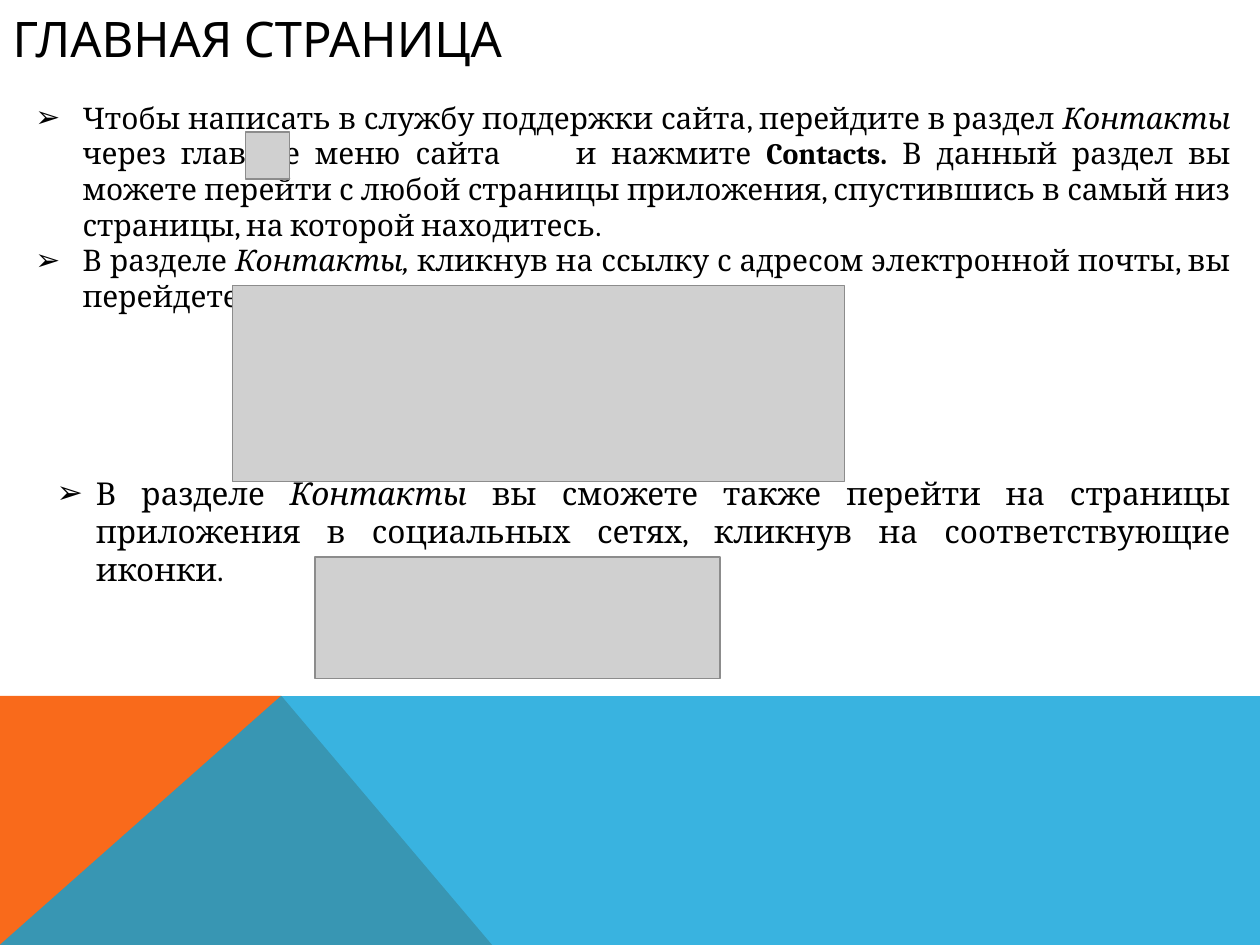
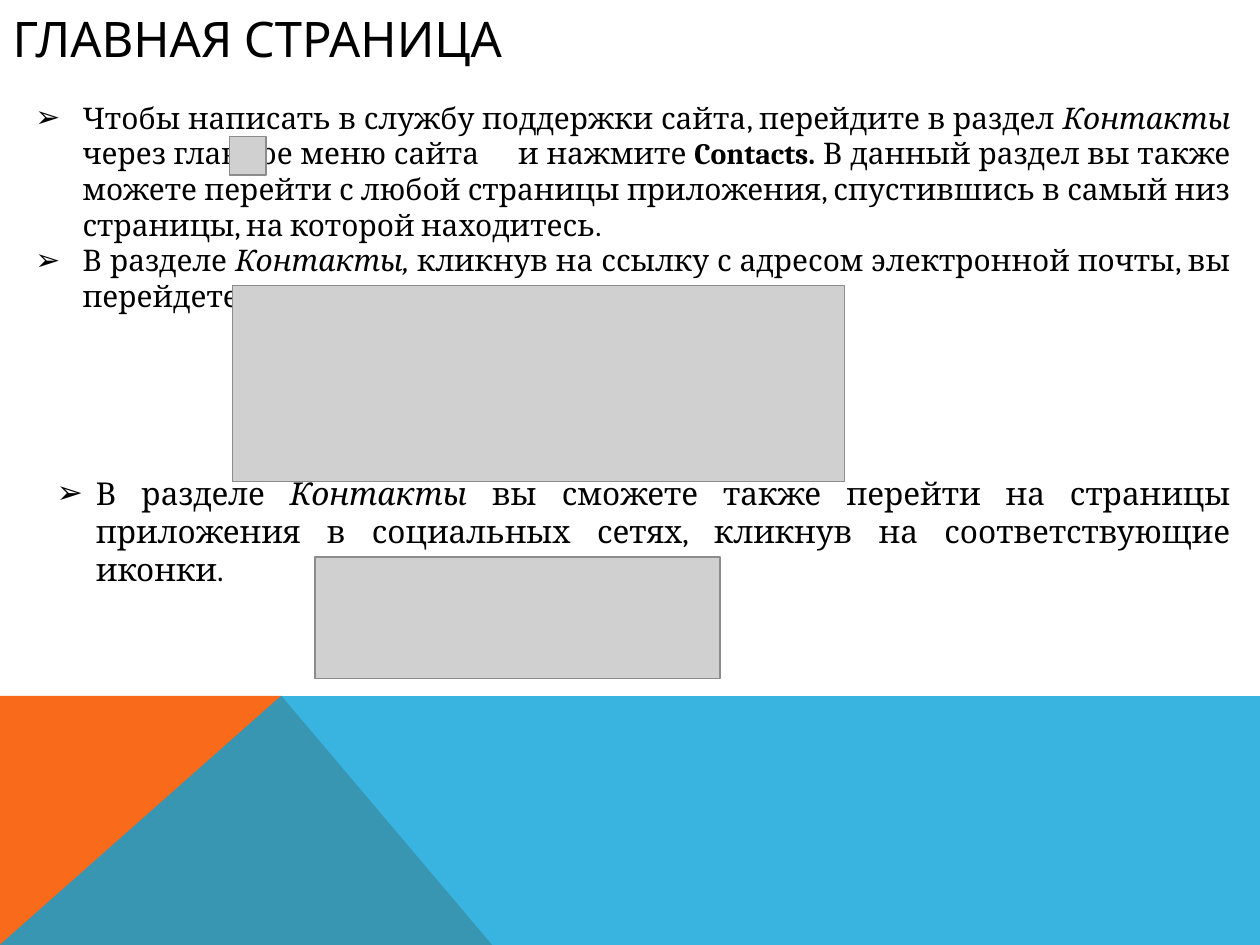
Before and after one commit to dimaatos/LEARNITmvc, a slide deck: slide 8 of Presentation.pptx. Drawn at 1260x945 pixels with LibreOffice and Linux fonts; fonts in the diff are those of the drawing; grey boxes stand for pictures. Boxes give left, top, right and bottom in pixels: in the first picture for what was removed or moved away, otherwise in the second. Text is boxed around its words. In the diff, an @@ line names an element or a change of style, - is before the commit and + after.

```diff
--- a/Presentation.pptx
+++ b/Presentation.pptx
@@ text at <box>83,106,1231,243</box>: text changed @@
-➢ Чтобы написать в службу поддержки сайта, перейдите в раздел Контакты через главное меню сайта и нажмите Contacts. В данный раздел вы можете перейти с любой страницы приложения, спустившись в самый низ страницы, на которой находитесь.
+➢ Чтобы написать в службу поддержки сайта, перейдите в раздел Контакты через главное меню сайта и нажмите Contacts. В данный раздел вы также можете перейти с любой страницы приложения, спустившись в самый низ страницы, на которой находитесь.
@@ picture: place and size @@
-picture at <box>246,132,290,179</box>
+picture at <box>229,136,266,175</box>
```
Also in this commit, not shown: 10 other slides changed, 1 other file.
